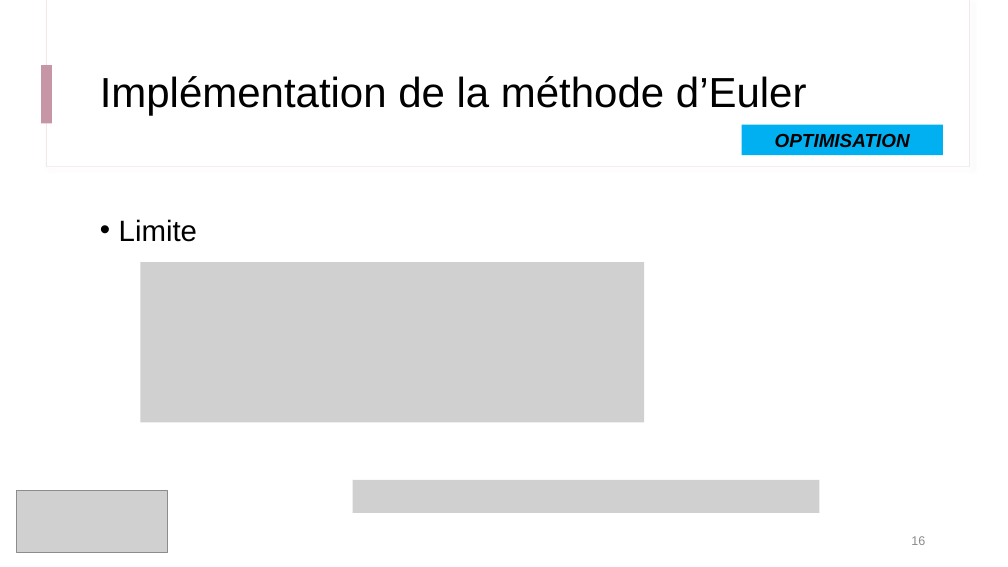
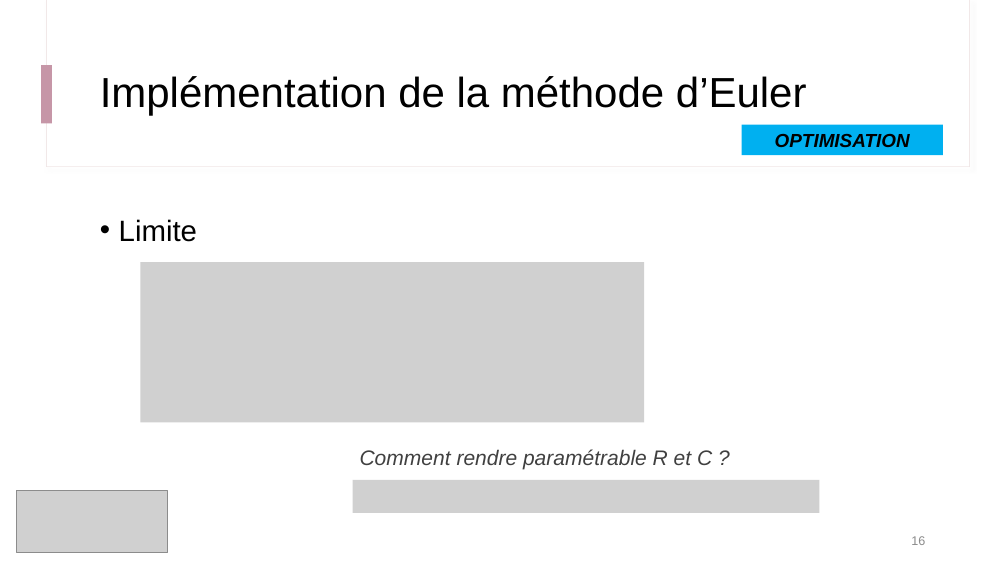
Before and after one commit to IOGS-Digital-Methods/semester-5, a slide deck: slide 16 of s5_outils_numeriques/b1_outils_numeriques/seance2_equation_diff/B1_4_b_Approche_Euler.pptx. Drawn at 1008x567 pixels with LibreOffice and Linux fonts; fonts in the diff are those of the drawing; grey boxes stand for pictures. Boxes give left, top, right and bottom in pixels: in the first picture for what was removed or moved away, otherwise in the second. Text is boxed around its words. In the diff, an @@ line names an element or a change of style, - is before the commit and + after.

Commit message:
Update Bloc 1 - Euler

```diff
--- a/s5_outils_numeriques/b1_outils_numeriques/seance2_equation_diff/B1_4_b_Approche_Euler.pptx
+++ b/s5_outils_numeriques/b1_outils_numeriques/seance2_equation_diff/B1_4_b_Approche_Euler.pptx
@@ text added at [360, 449, 712, 469], 20 pt, text #404040, italic @@
+Comment rendre paramétrable R et C ?
```
Also in this commit, not shown: 3 other slides changed, 1 slide added, 19 other files.
